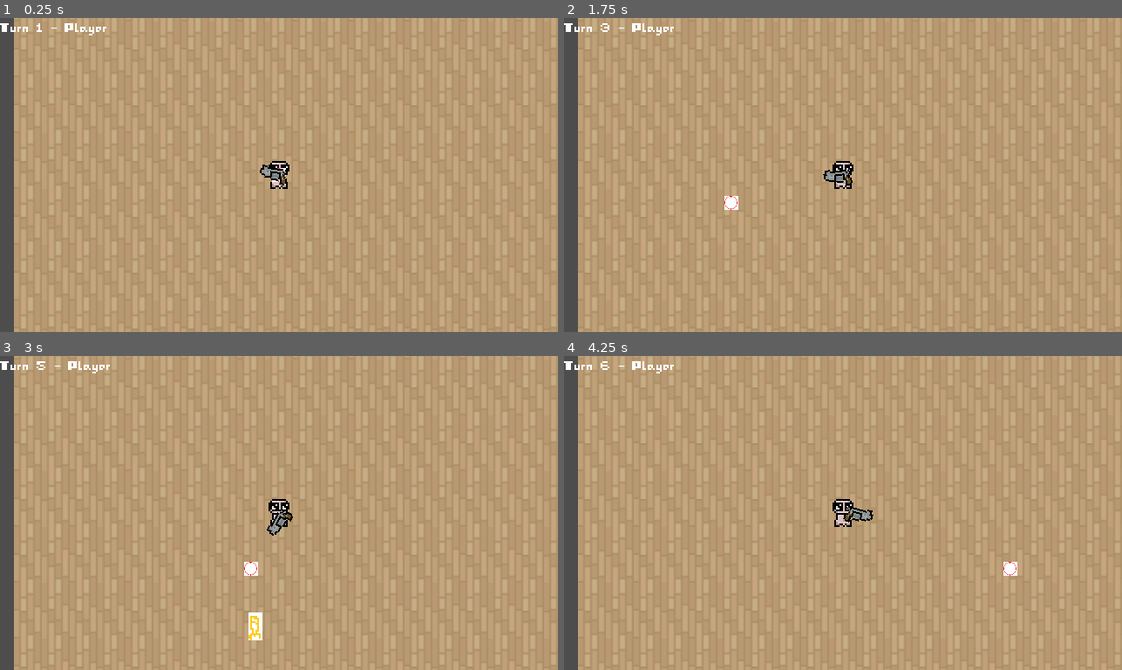
Above: before the commit, frames 1-4 (two rows, left to right).
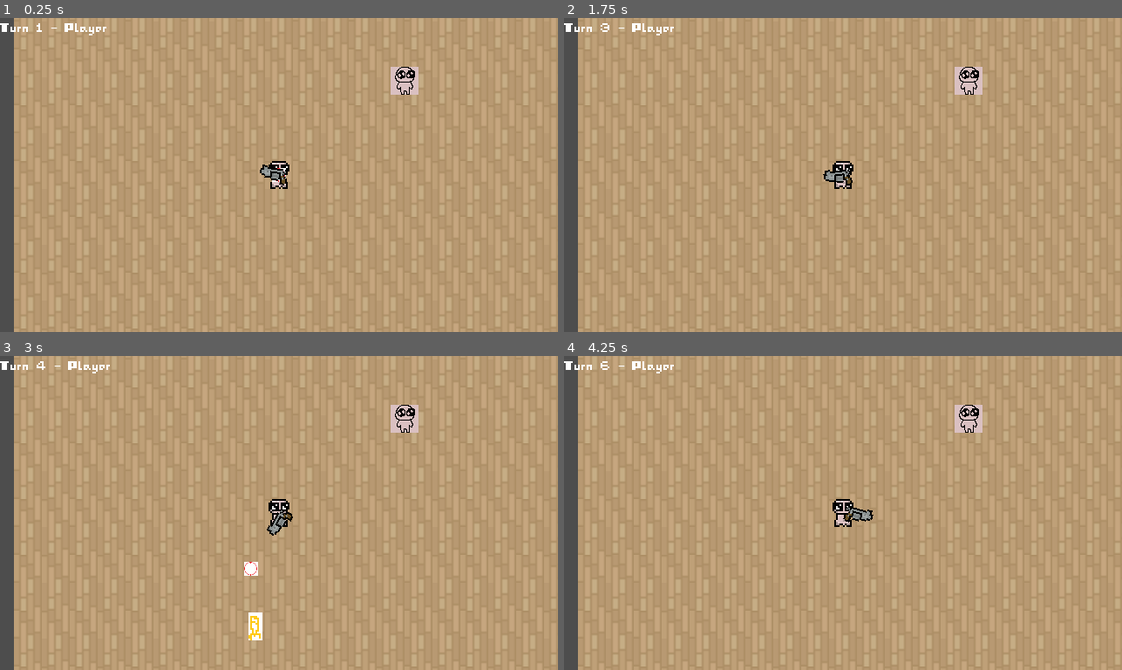
Above: after the commit, the same moments.

Repository: kernel00ps/Fauxtelja
Game: Godot game, scene res://scenes/main_scene.tscn
Same seed, same stepped clock (60 frames per second), same inputs: the game is played once before the commit and once after it.
Inputs (mouse positions are in pixels of both pictures, inside the frame that each line leads up to):
- Up to frame 1 (0.25 s): no input
- Up to frame 2 (1.75 s): tap Enter at 0.5 s; move the mouse to (965, 159) at 0.52 s; click (965, 159) at 0.67 s; tap Space at 1.25 s; move the mouse to (731, 190) at 1.27 s; click (731, 190) at 1.42 s
- Up to frame 3 (3 s): tap Enter at 2 s; move the mouse to (334, 443) at 2.02 s; click (334, 443) at 2.17 s; tap Space at 2.75 s; move the mouse to (251, 575) at 2.77 s; click (251, 575) at 2.92 s
- Up to frame 4 (4.25 s): tap Enter at 3.5 s; move the mouse to (1010, 560) at 3.52 s; click (1010, 560) at 3.67 s

The runs differ from the first frame. In frame 1, 0.4% of the frame differs, in the area x 70-75%, y 15-25%; in frame 2, 0.6%, in the area x 28-75%, y 15-62%; in frame 3, 0.5%; in frame 4, 0.6%.

Commit message:
Simple enemy AI

Diff:
--- a/skcgamejam2025/globals/turn_manager.gd
+++ b/skcgamejam2025/globals/turn_manager.gd
@@ -28,7 +28,7 @@
 			if enemy_units.is_empty():
 				end_turn()
 			else:
-				enemy_units[current_unit_index].start_turn()
+				await enemy_units[current_unit_index].start_turn()
 	emit_signal("turn_changed", current_state)
 
 func unit_finished_turn():
--- /dev/null
+++ b/skcgamejam2025/scenes/enemy_unit.tscn
@@ -0,0 +1,19 @@
+[gd_scene load_steps=4 format=3 uid="uid://bykjybp7glefc"]
+
+[ext_resource type="Texture2D" uid="uid://exknfn5lid8b" path="res://assets/shonja.png" id="1_41xa3"]
+[ext_resource type="Script" uid="uid://c1mo7wi7wthwb" path="res://scripts/enemy_unit.gd" id="1_bshlu"]
+
+[sub_resource type="RectangleShape2D" id="RectangleShape2D_bshlu"]
+size = Vector2(11, 16)
+
+[node name="EnemyUnit" type="CharacterBody2D"]
+script = ExtResource("1_bshlu")
+
+[node name="Sprite2D" type="Sprite2D" parent="."]
+texture_filter = 1
+scale = Vector2(0.5, 0.5)
+texture = ExtResource("1_41xa3")
+
+[node name="CollisionShape2D" type="CollisionShape2D" parent="."]
+position = Vector2(0.5, 0)
+shape = SubResource("RectangleShape2D_bshlu")
--- a/skcgamejam2025/scenes/main_scene.tscn
+++ b/skcgamejam2025/scenes/main_scene.tscn
@@ -1,9 +1,10 @@
-[gd_scene load_steps=9 format=4 uid="uid://cambitfqiajw"]
+[gd_scene load_steps=10 format=4 uid="uid://cambitfqiajw"]
 
 [ext_resource type="Script" uid="uid://dsf31bx1psaw4" path="res://scripts/main_scene.gd" id="1_pw63i"]
 [ext_resource type="PackedScene" uid="uid://dk76svg2pv2bn" path="res://scenes/ui.tscn" id="3_7ykc4"]
 [ext_resource type="Texture2D" uid="uid://cnvax6gh6df4l" path="res://assets/floor_sprites_16x16.png" id="4_gubc5"]
 [ext_resource type="PackedScene" uid="uid://cff4r4xi4l8u7" path="res://scenes/player.tscn" id="4_pu3yx"]
+[ext_resource type="PackedScene" uid="uid://bykjybp7glefc" path="res://scenes/enemy_unit.tscn" id="5_gubc5"]
 
 [sub_resource type="Gradient" id="Gradient_7ykc4"]
 offsets = PackedFloat32Array(0, 0.537285, 1)
@@ -47,3 +48,8 @@
 [node name="TileMapLayer" type="TileMapLayer" parent="."]
 tile_map_data = PackedByteArray("AAAAAAAAAAAAAAAAAAAAAAEAAAAAAAEAAAABAAAAAAABAAAAAAABAAEAAAABAAEAAAACAAIAAAAAAAAAAAACAA …(14640 unchanged characters)…
 tile_set = SubResource("TileSet_c16ls")
+
+[node name="Enemies" type="Node2D" parent="."]
+
+[node name="EnemyUnit" parent="Enemies" instance=ExtResource("5_gubc5")]
+position = Vector2(224, 98)
--- /dev/null
+++ b/skcgamejam2025/scripts/enemy_unit.gd
@@ -0,0 +1,56 @@
+extends Unit
+class_name EnemyUnit
+
+@export var gun: Gun
+
+func start_turn():
+	super.start_turn()
+
+	await get_tree().create_timer(0.3).timeout
+
+	var player = get_closest_player()
+	if player == null:
+		end_turn()
+		return
+
+	var to_player = player.global_position - global_position
+	var tile_distance = int(to_player.length() / Globals.TILE_SIZE)
+
+	if tile_distance <= 5:
+		if gun:
+			gun.look_at(player.global_position)
+			gun.fire()
+			print("%s (Enemy) shot at %s" % [self.name, player.name])
+	else:
+		move_toward_player(player)
+
+	end_turn()
+
+
+func move_toward_player(player: Node2D) -> void:
+	var to_player = player.global_position - global_position
+	var direction = to_player.normalized()
+	var step = Vector2.ZERO
+
+	# Move 1 tile toward the player along dominant axis
+	if abs(to_player.x) > abs(to_player.y):
+		step.x = sign(to_player.x)
+	else:
+		step.y = sign(to_player.y)
+
+	var new_position = global_position + step * Globals.TILE_SIZE
+	global_position = new_position
+	print("%s (Enemy) moved toward %s" % [self.name, player.name])
+
+
+func get_closest_player() -> Node2D:
+	var closest : Player = null
+	var min_dist := INF
+
+	for player_unit in TurnManager.player_units:
+		var dist = global_position.distance_to(player_unit.global_position)
+		if dist < min_dist:
+			min_dist = dist
+			closest = player_unit
+
+	return closest
--- a/skcgamejam2025/scripts/main_scene.gd
+++ b/skcgamejam2025/scripts/main_scene.gd
@@ -2,5 +2,5 @@
 
 func _ready():
 	TurnManager.player_units = [$Player]
-	TurnManager.enemy_units = []
+	TurnManager.enemy_units = [$Enemies/EnemyUnit]
 	TurnManager.start_turn()
--- a/skcgamejam2025/scripts/player.gd
+++ b/skcgamejam2025/scripts/player.gd
@@ -1,4 +1,6 @@
 extends Unit
+
+class_name Player
 
 var action_performed: bool = false
 var moved: bool = false
@@ -79,7 +81,7 @@
 
 	action_performed = false
 	moved = false
-	TurnManager.unit_finished_turn()
+	super.end_turn()
 
 func get_tile_center(tile: Vector2) -> Vector2:
 	return tile + Vector2(Globals.TILE_SIZE, Globals.TILE_SIZE) / 2
--- a/skcgamejam2025/scripts/ui.gd
+++ b/skcgamejam2025/scripts/ui.gd
@@ -7,7 +7,16 @@
 	_on_turn_changed(TurnManager.current_state)
 
 func _on_turn_changed(state):
+	var label_text := ""
+	match state:
+		TurnManager.TurnState.PLAYER:
+			label_text = "Player"
+		TurnManager.TurnState.ENEMY:
+			label_text = "Enemy"
+		TurnManager.TurnState.WAITING:
+			label_text = "Waiting ..."
+
 	$TurnLabel.text = "Turn %d – %s" % [
 		TurnManager.current_turn_number,
-		 "Player" if state == TurnManager.TurnState.PLAYER else "Enemy"
+		label_text
 	]
Not shown, added: skcgamejam2025/scripts/enemy_unit.gd.uid
